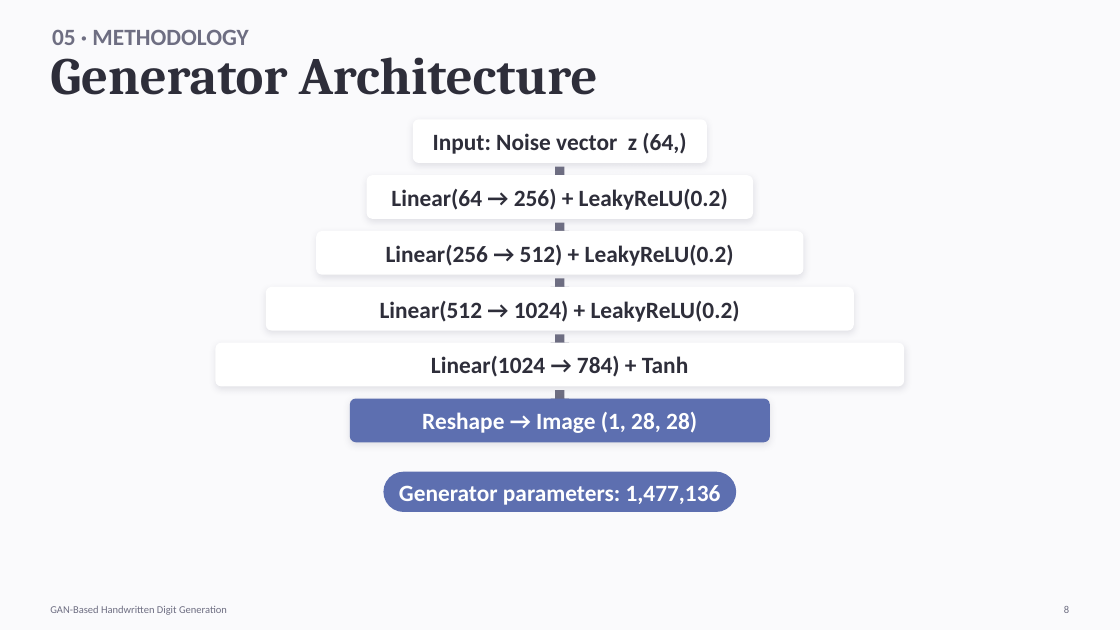
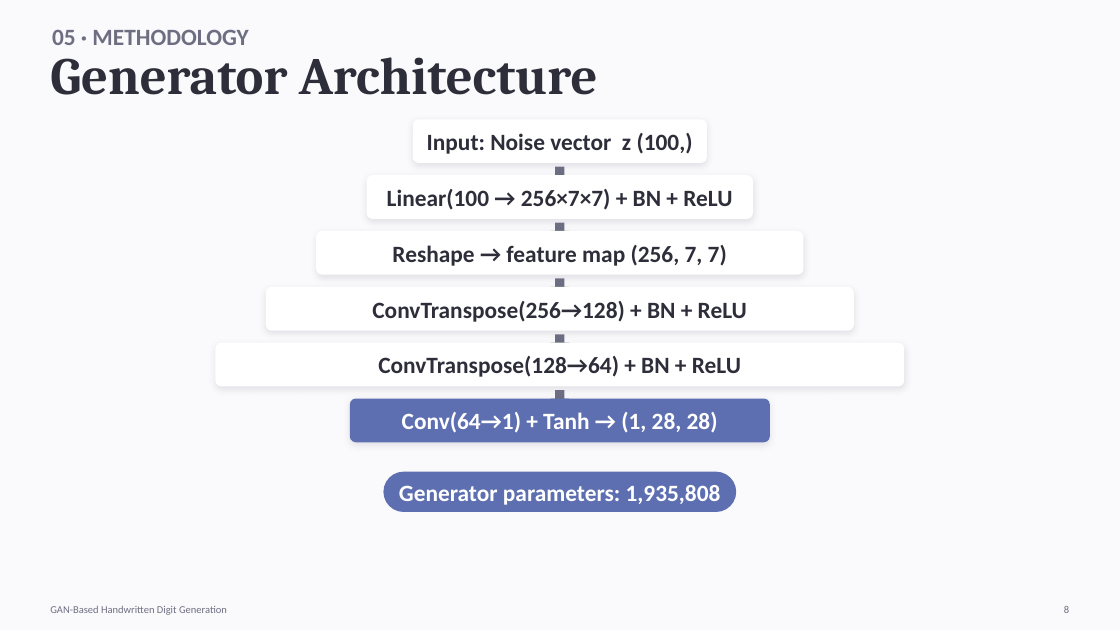
Before and after one commit to Stoobyy/gan-handwriting, a slide deck: slide 8 of Presentation PPT/Presentation PPT.pptx. Drawn at 1120x630 pixels with LibreOffice and Linux fonts; fonts in the diff are those of the drawing. Boxes give left, top, right and bottom in pixels: in the first picture for what was removed or moved away, otherwise in the second. Text is boxed around its words. In the diff, an @@ line names an element or a change of style, - is before the commit and + after.

```diff
--- a/Presentation PPT/Presentation PPT.pptx
+++ b/Presentation PPT/Presentation PPT.pptx
@@ text at bbox=[427, 133, 693, 154]: text changed @@
-Input: Noise vector z (64,)
+Input: Noise vector z (100,)
@@ text at bbox=[387, 189, 732, 210]: text changed @@
-Linear(64 → 256) + LeakyReLU(0.2)
+Linear(100 → 256×7×7) + BN + ReLU
@@ text at bbox=[392, 245, 727, 266]: text changed @@
-Linear(256 → 512) + LeakyReLU(0.2)
+Reshape → feature map (256, 7, 7)
@@ text at bbox=[372, 301, 747, 322]: text changed @@
-Linear(512 → 1024) + LeakyReLU(0.2)
+ConvTranspose(256→128) + BN + ReLU
@@ text at bbox=[378, 356, 741, 377]: text changed @@
-Linear(1024 → 784) + Tanh
+ConvTranspose(128→64) + BN + ReLU
@@ text at bbox=[402, 412, 718, 433]: text changed @@
-Reshape → Image (1, 28, 28)
+Conv(64→1) + Tanh → (1, 28, 28)
@@ text at bbox=[399, 485, 721, 505]: text changed @@
-Generator parameters: 1,477,136
+Generator parameters: 1,935,808
```
Also in this commit, not shown: 11 other slides changed, 14 other files.
